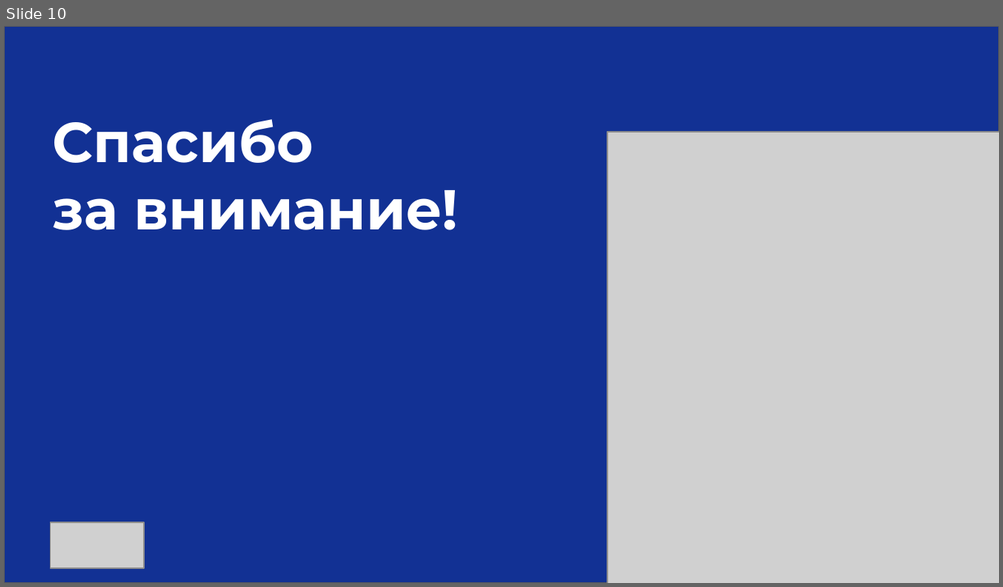
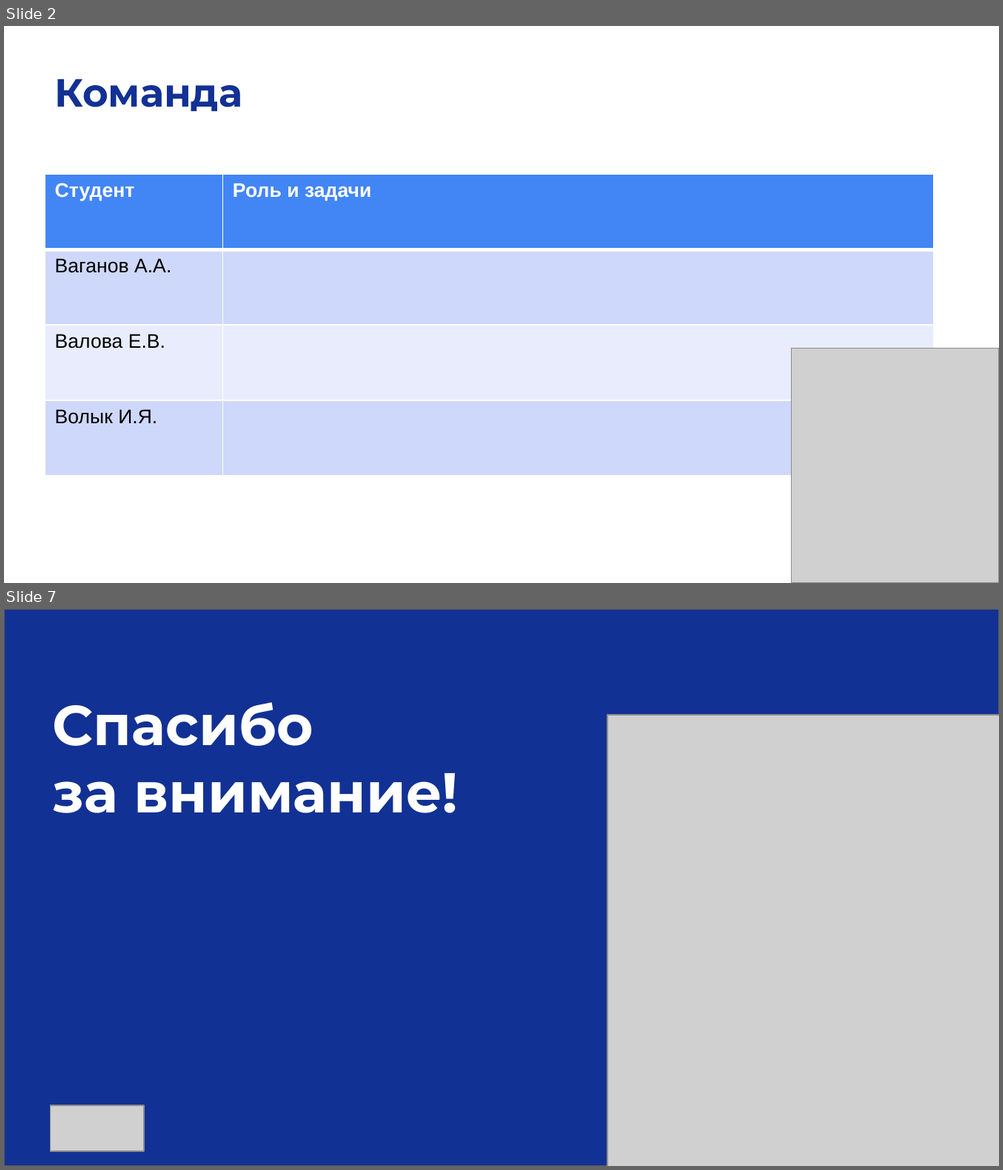
Before and after one commit to katePPkate/Project_Practicum_2025, a slide deck: Checkpoint3_team 20_Ваганов_Валова_Волык.pptx. Shown one above the other, each under a label of ours: slide 10 before the commit, slides 2 and 7 after it; the slides between them are not shown. The pictures are 1003x587 and 1003x1170 pixels, drawn with LibreOffice and Linux fonts; fonts in the diff are those of the drawing; grey boxes stand for pictures. Boxes give left, top, right and bottom in pixels: in the first picture for what was removed or moved away, otherwise in the second. Text is boxed around its words. In the diff, an @@ line names an element or a change of style, - is before the commit and + after.

```diff
--- a/Checkpoint3_team 20_Ваганов_Валова_Волык.pptx
+++ b/Checkpoint3_team 20_Ваганов_Валова_Волык.pptx
@@ slide 2 added at [4, 26, 999, 583], background #FFFFFF @@
@@ text added at [55, 79, 242, 111], 28 pt, text #123194, bold @@
+Команда
@@ table added at [45, 175, 933, 477], 4 rows, 2 columns @@
+Студент | Роль и задачи
+Ваганов А.А. | 
+Валова Е.В. | 
+Волык И.Я. | 
@@ picture added at [791, 349, 999, 583] @@
@@ what was slide 10 is now slide 7 @@
```
Also in this commit, not shown: 1 slide changed, 4 other slides added, 8 slides removed, 3 other files.
